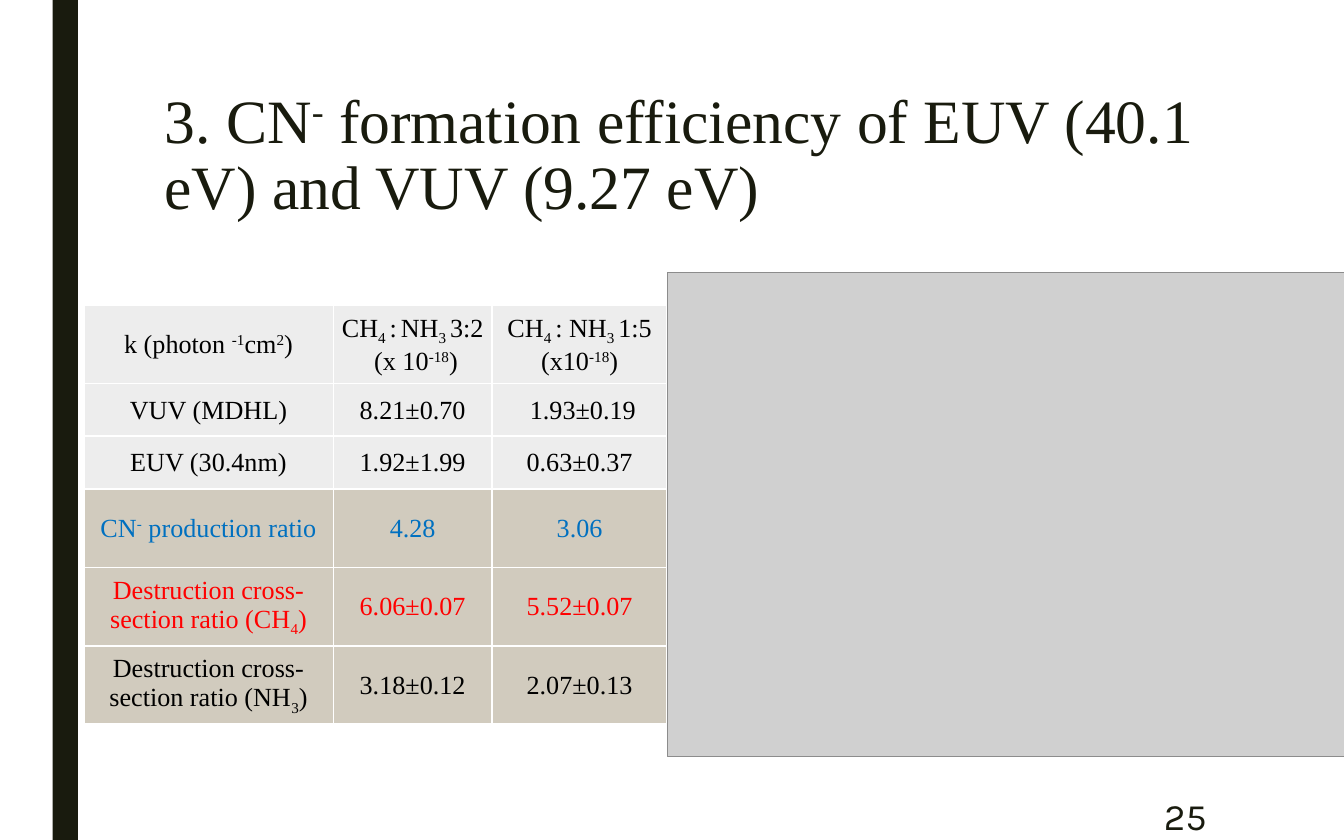
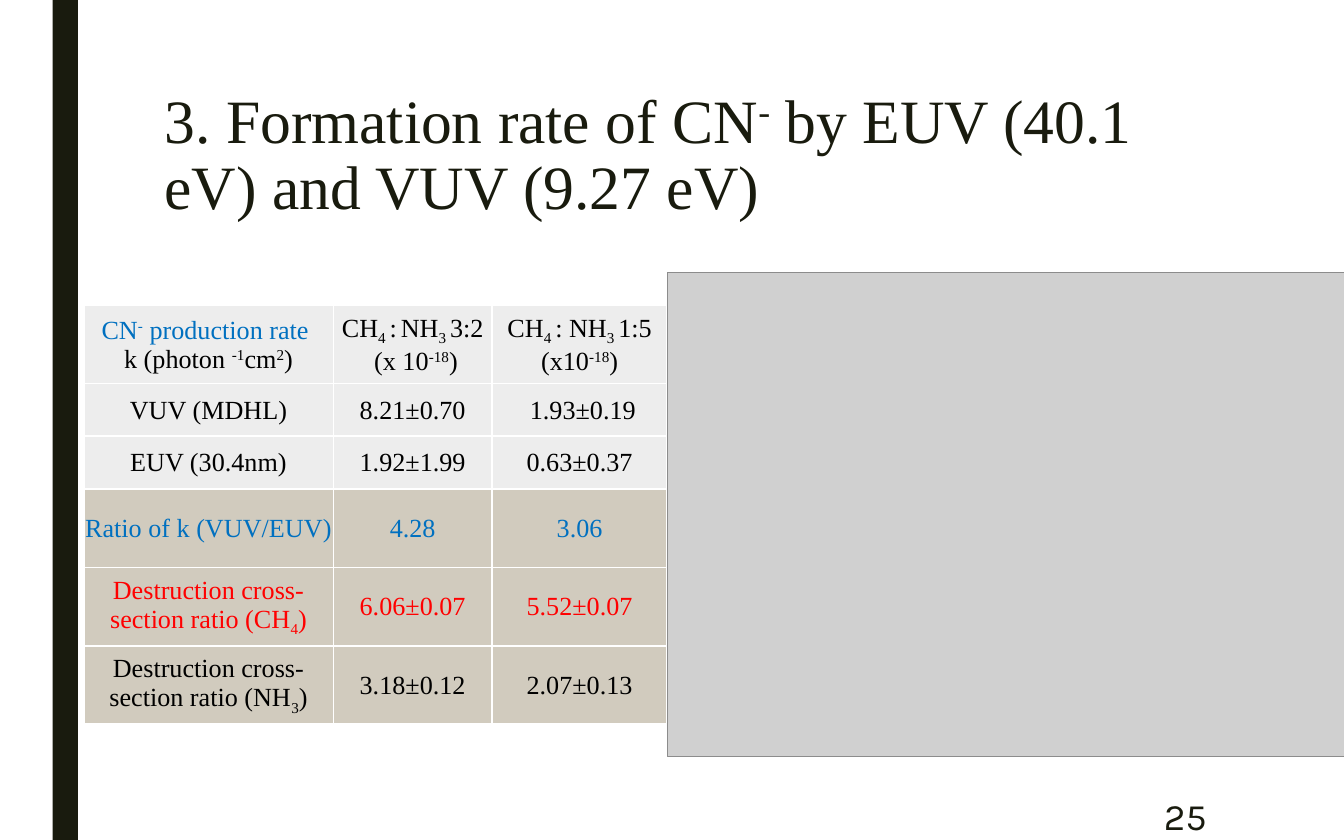
Before and after one commit to samuello1228/lily, a slide deck: slide 25 of doc/VUV and EUV irradiation of CH4 + NH3.pptx. Drawn at 1344x840 pixels with LibreOffice and Linux fonts; fonts in the diff are those of the drawing; grey boxes stand for pictures. Boxes give left, top, right and bottom in pixels: in the first picture for what was removed or moved away, otherwise in the second. Text is boxed around its words. In the diff, an @@ line names an element or a change of style, - is before the commit and + after.

Commit message:
change table of p.25

```diff
--- a/doc/VUV and EUV irradiation of CH4 + NH3.pptx
+++ b/doc/VUV and EUV irradiation of CH4 + NH3.pptx
@@ title at <box>165,99,1131,220</box>: text changed @@
-3. CN- formation efficiency of EUV (40.1 eV) and VUV (9.27 eV)
+3. Formation rate of CN- by EUV (40.1 eV) and VUV (9.27 eV)
@@ table at <box>83,305,667,724</box> @@
-row 1, column 1: k (photon -1cm2)
+row 1, column 1: CN- production rate / k (photon -1cm2)
-row 4, column 1: CN- production ratio
+row 4, column 1: Ratio of k (VUV/EUV)
```
Also in this commit, not shown: 2 other slides changed.
